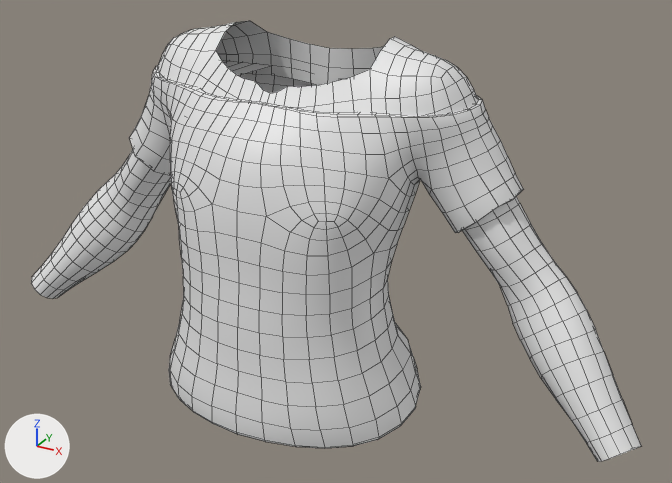
The FBX model Assets/BoZo_StylizedModularCharacters/Outfits/Base/Top/Outfit_Top_OpenShoulder/BSMC_Outfit_Top_OpenShoulder_Strapsless.fbx as it was, and as the next commit left it.
The view is the same before and after, from a camera (50 mm lens) standing at (0.531, -0.882, 1.68) and looking at (0.049, -0.006, 1.242). The lights are fixed; the arrows at lower left show +X, +Y and +Z. Mesh edges are drawn as thin lines. Materials are left out; every surface is plain grey. Where no turn or scale is listed for an object, it has been applied to the vertices.

Before the edit, the objects in view are built like this:
```python
me_mesh = bpy.data.meshes.new('Mesh')
me_mesh.from_pydata(...)  # 1484 vertices, 1436 faces; spans x -0.423..0.423, y -0.154..0.106, z 1.044..1.479
# faces by material slot: [516, 920]
me_mesh.materials.append(mat_bsmc_skin_01_mat2)
me_mesh.materials.append(mat_bsmc_outfit_top_openshoulder_mat)
ob_bsmc_outfit_top_openshoulder1 = bpy.data.objects.new('BSMC_Outfit_Top_OpenShoulder1', me_mesh)
ob_bsmc_outfit_top_openshoulder1.location = (0.0, 0.0, 0.0)
```
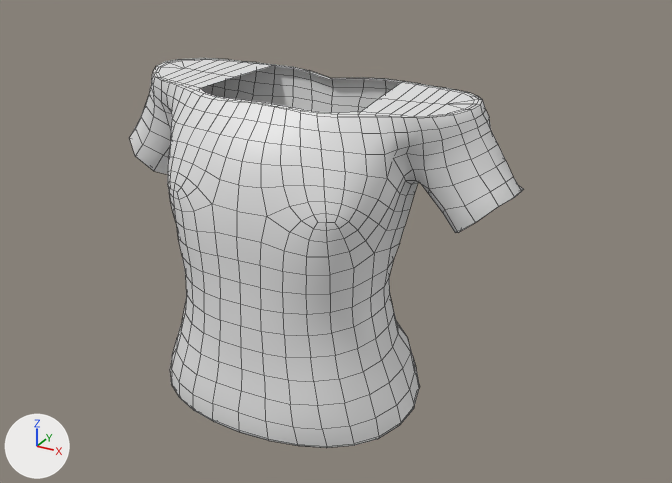
Where the change shows, as pixel boxes (x1, y1, x2, y2) in the pictures (672 x 483 px; the box of a moved part takes in the faces that stretch with it):
'BSMC_Outfit_Top_OpenShoulder1', reshaped (35% narrower, 12% shorter): before (31, 21, 641, 462); after (130, 58, 524, 448)
part 1 of me_mesh, deleted: before (157, 21, 478, 116)
part 2 of me_mesh, deleted: before (462, 196, 641, 462)
part 3 of me_mesh, deleted: before (31, 150, 171, 299)
part 4 of me_mesh, moved or reshaped: before (135, 86, 523, 448); after (135, 86, 524, 448)

What the commit changed:
me_mesh is used by ob_bsmc_outfit_top_openshoulder1; location (0.0, 0.0, 0.0).
me_mesh had 1484 vertices, 1436 faces and spanned x -0.423..0.423, y -0.154..0.106, z 1.044..1.479.
me_mesh now has 905 vertices, 920 faces and spans x -0.256..0.256, y -0.15..0.109, z 1.044..1.421.
me_mesh part 1: the loose piece of 211 vertices spanning x -0.204..0.204, y -0.097..0.081, z 1.375..1.479 is deleted.
me_mesh part 2: the loose piece of 184 vertices spanning x 0.179..0.423, y -0.064..0.063, z 1.073..1.338 is deleted.
me_mesh part 3: the loose piece of 184 vertices spanning x -0.423..-0.179, y -0.064..0.063, z 1.073..1.338 is deleted.
me_mesh part 4: 424 vertices moved from x -0.242..0.254, y -0.154..0.098, z 1.044..1.394 to x -0.237..0.255, y -0.15..0.101, z 1.044..1.393; 61 vertices removed from x -0.164..0.164, y -0.107..0.106, z 1.046..1.078; 61 vertices added at x -0.162..0.162, y -0.106..0.109, z 1.046..1.078.
